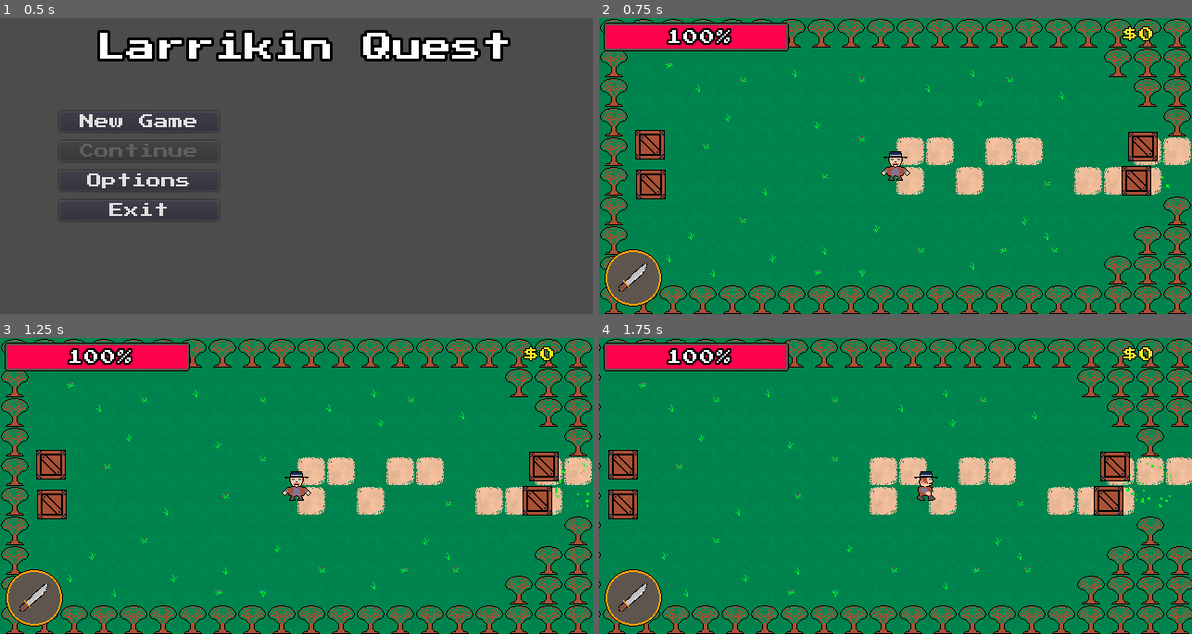
Above: before the commit, frames 1-4 (two rows, left to right).
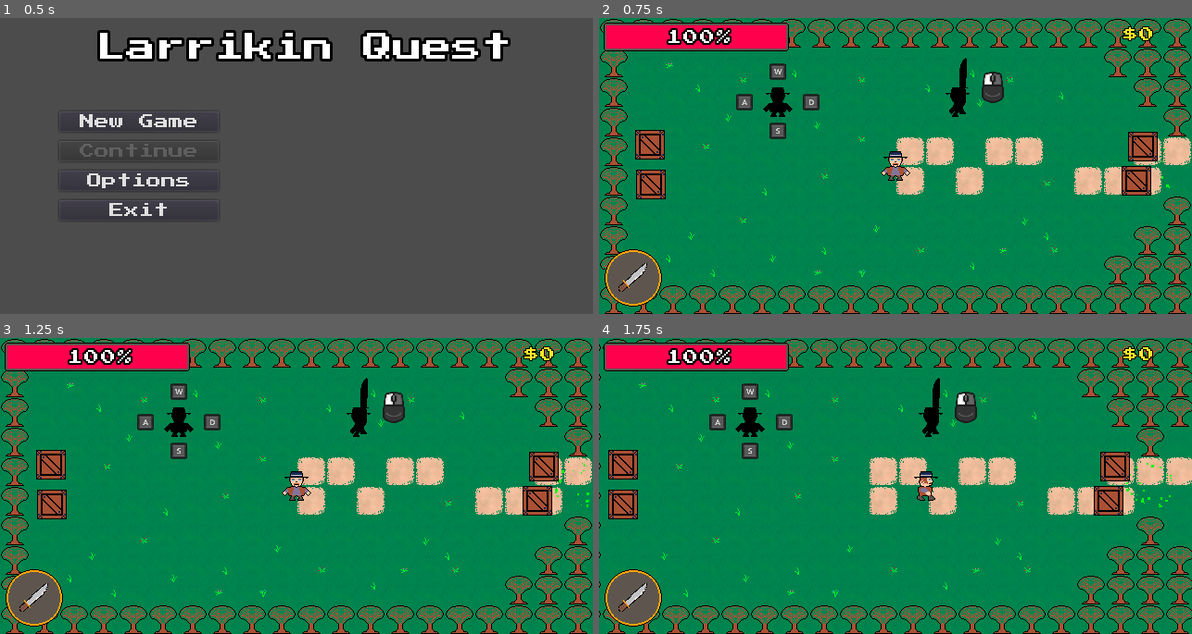
Above: after the commit, the same moments.

Repository: Beetron/2d-aussie-rpg
Game: Godot game, scene res://scene/Master.tscn
Two runs of this game, one before a commit and one after it. Both use one fixed random seed, a clock stepped at 60 frames per second and the inputs below.
Inputs (mouse positions are in pixels of both pictures, inside the frame that each line leads up to):
- Up to frame 1 (0.5 s): no input
- Up to frame 2 (0.75 s): click "New Game" at 0.5 s
- Up to frame 3 (1.25 s): no input
- Up to frame 4 (1.75 s): tap Enter at 1.25 s; move the mouse to (1025, 471) at 1.27 s; hold Right (ui_right) from 1.28 s (still down); hold E (interact) from 1.28 s (still down)

Frame 1 is identical in both runs. In frame 2, 1.6% of the frame differs, in the area x 23-69%, y 13-41%; in frame 3, 1.6%; in frame 4, 1.6%.

Commit message:
Added tutorials and proper end button

Diff:
--- /dev/null
+++ b/scene/AttackTutorial.tscn
@@ -0,0 +1,14 @@
+[gd_scene load_steps=3 format=2]
+
+[ext_resource path="res://img/Keyboard_Black_Mouse_Left.png" type="Texture" id=1]
+[ext_resource path="res://img/aussiedudetut2.png" type="Texture" id=2]
+
+[node name="AttackTutorial" type="Node2D"]
+
+[node name="Silhouette" type="Sprite" parent="."]
+texture = ExtResource( 2 )
+
+[node name="Sprite" type="Sprite" parent="."]
+position = Vector2( 36, 0 )
+scale = Vector2( 0.36, 0.36 )
+texture = ExtResource( 1 )
--- a/scene/Bar.tscn
+++ b/scene/Bar.tscn
@@ -1,13 +1,18 @@
-[gd_scene load_steps=7 format=2]
+[gd_scene load_steps=9 format=2]
 
 [ext_resource path="res://tilemap/Bar.tres" type="TileSet" id=1]
 [ext_resource path="res://img/bartender.png" type="Texture" id=2]
 [ext_resource path="res://scene/BarFurniture.tscn" type="PackedScene" id=3]
+[ext_resource path="res://fonts/title_font.tres" type="DynamicFontData" id=4]
 [ext_resource path="res://scene/Player.tscn" type="PackedScene" id=5]
 [ext_resource path="res://script/bar.gd" type="Script" id=6]
 
 [sub_resource type="RectangleShape2D" id=2]
 extents = Vector2( 44.2977, 16 )
+
+[sub_resource type="DynamicFont" id=1]
+size = 10
+font_data = ExtResource( 4 )
 
 [node name="BarScene" type="Node2D"]
 script = ExtResource( 6 )
@@ -61,5 +66,16 @@
 [node name="CollisionShape2D" type="CollisionShape2D" parent="DialogueZone"]
 position = Vector2( -3.7023, 0 )
 shape = SubResource( 2 )
+
+[node name="HowToTalk" type="Label" parent="."]
+margin_left = 272.0
+margin_top = 40.0
+margin_right = 362.0
+margin_bottom = 56.0
+custom_fonts/font = SubResource( 1 )
+text = "(Press E)"
+__meta__ = {
+"_edit_use_anchors_": false
+}
 [connection signal="body_entered" from="DialogueZone" to="." method="_on_DialogueZone_body_entered"]
 [connection signal="body_exited" from="DialogueZone" to="." method="_on_DialogueZone_body_exited"]
--- a/scene/Dialogue.tscn
+++ b/scene/Dialogue.tscn
@@ -1,10 +1,13 @@
-[gd_scene load_steps=4 format=2]
+[gd_scene load_steps=5 format=2]
 
 [ext_resource path="res://script/dialogue.gd" type="Script" id=1]
 [ext_resource path="res://fonts/PressStart2P-Regular.ttf" type="DynamicFontData" id=2]
 
 [sub_resource type="DynamicFont" id=1]
 size = 20
+font_data = ExtResource( 2 )
+
+[sub_resource type="DynamicFont" id=2]
 font_data = ExtResource( 2 )
 
 [node name="Dialogue" type="Control"]
@@ -43,3 +46,11 @@
 
 [node name="LetterTimer" type="Timer" parent="."]
 wait_time = 0.05
+
+[node name="PressE" type="Label" parent="."]
+margin_left = 472.0
+margin_top = 112.0
+margin_right = 520.0
+margin_bottom = 152.0
+custom_fonts/font = SubResource( 2 )
+text = "E->"
--- a/scene/End Screen.tscn
+++ b/scene/End Screen.tscn
@@ -7,6 +7,9 @@
 font_data = ExtResource( 1 )
 
 [sub_resource type="DynamicFont" id=2]
+font_data = ExtResource( 1 )
+
+[sub_resource type="DynamicFont" id=3]
 font_data = ExtResource( 1 )
 
 [node name="EndScreenGUI" type="Control"]
@@ -46,11 +49,27 @@
 anchor_right = 0.5
 anchor_bottom = 0.5
 margin_left = -152.0
-margin_top = 87.0
+margin_top = 65.0
 margin_right = 152.0
-margin_bottom = 103.0
+margin_bottom = 81.0
 custom_fonts/font = SubResource( 2 )
 text = "Thanks for playing!"
 __meta__ = {
 "_edit_use_anchors_": false
 }
+
+[node name="QuitGame" type="Button" parent="."]
+anchor_left = 0.5
+anchor_top = 1.0
+anchor_right = 0.5
+anchor_bottom = 1.0
+margin_left = -38.0
+margin_top = -34.0
+margin_right = 38.0
+margin_bottom = -12.0
+custom_fonts/font = SubResource( 3 )
+text = "Exit"
+__meta__ = {
+"_edit_use_anchors_": false
+}
+[connection signal="pressed" from="QuitGame" to="." method="_on_QuitGame_pressed"]
--- a/scene/Level 1.tscn
+++ b/scene/Level 1.tscn
@@ -7,6 +7,8 @@
 [ext_resource path="res://scene/Explodetoad.tscn" type="PackedScene" id=5]
 [ext_resource path="res://scene/Checkpoint.tscn" type="PackedScene" id=6]
 [ext_resource path="res://scene/Foliage.tscn" type="PackedScene" id=7]
+[ext_resource path="res://scene/MovementTutorial.tscn" type="PackedScene" id=8]
+[ext_resource path="res://scene/AttackTutorial.tscn" type="PackedScene" id=9]
 
 [sub_resource type="NavigationPolygon" id=1]
 vertices = PoolVector2Array( 417.269, -114.208, 807.089, -112.32, 877.88, -49.0807, 876.936, 42.4751, 810.865, 113.266, …(1226 unchanged characters)…
@@ -156,3 +158,9 @@
 
 [node name="Foliage" parent="." index="46" instance=ExtResource( 7 )]
 tile_data = PoolIntArray( -3342189, 5, 0, -3342182, 5, 0, -3342122, 5, 0, -3342107, 5, 0, -3211026, 2, 0, -3145503, 1,  …(4010 unchanged characters)…
+
+[node name="MovementTutorial" parent="." index="47" instance=ExtResource( 8 )]
+position = Vector2( -127.349, -69.2174 )
+
+[node name="AttackTutorial" parent="." index="48" instance=ExtResource( 9 )]
+position = Vector2( 69, -85.2174 )
--- a/scene/Level 2.tscn
+++ b/scene/Level 2.tscn
@@ -9,6 +9,7 @@
 [ext_resource path="res://scene/Crate.tscn" type="PackedScene" id=7]
 [ext_resource path="res://scene/Checkpoint.tscn" type="PackedScene" id=8]
 [ext_resource path="res://scene/Foliage.tscn" type="PackedScene" id=9]
+[ext_resource path="res://scene/SwapTutorial.tscn" type="PackedScene" id=10]
 
 [sub_resource type="NavigationPolygon" id=1]
 vertices = PoolVector2Array( 1047, -114, 1126, -41, 1127, 40, 1057, 112, 674, 111, 591, 38, 591, -27, 665, -108, 1052,  …(645 unchanged characters)…
@@ -182,3 +183,6 @@
 
 [node name="Foliage" parent="." index="55" instance=ExtResource( 9 )]
 tile_data = PoolIntArray( -3145643, 5, 0, -3080102, 0, 0, -2883404, 4, 0, -2883393, 2, 0, -2817917, 5, 0, -2817884, 4,  …(4001 unchanged characters)…
+
+[node name="SwapTutorial" parent="." index="56" instance=ExtResource( 10 )]
+position = Vector2( 224, -96 )
--- /dev/null
+++ b/scene/MovementTutorial.tscn
@@ -0,0 +1,33 @@
+[gd_scene load_steps=6 format=2]
+
+[ext_resource path="res://img/aussiedudetut1.png" type="Texture" id=1]
+[ext_resource path="res://img/Keyboard_Black_W.png" type="Texture" id=2]
+[ext_resource path="res://img/Keyboard_Black_D.png" type="Texture" id=3]
+[ext_resource path="res://img/Keyboard_Black_A.png" type="Texture" id=4]
+[ext_resource path="res://img/Keyboard_Black_S.png" type="Texture" id=5]
+
+[node name="MovementTutorial" type="Node2D"]
+position = Vector2( -4.72207, -7.3088 )
+
+[node name="Silhouette" type="Sprite" parent="."]
+texture = ExtResource( 1 )
+
+[node name="A" type="Sprite" parent="."]
+position = Vector2( -35.2779, 0 )
+scale = Vector2( 0.239998, 0.239998 )
+texture = ExtResource( 4 )
+
+[node name="W" type="Sprite" parent="."]
+position = Vector2( 0, -32.6912 )
+scale = Vector2( 0.239998, 0.239998 )
+texture = ExtResource( 2 )
+
+[node name="S" type="Sprite" parent="."]
+position = Vector2( 0, 31.3088 )
+scale = Vector2( 0.239998, 0.239998 )
+texture = ExtResource( 5 )
+
+[node name="D" type="Sprite" parent="."]
+position = Vector2( 36.7221, 0 )
+scale = Vector2( 0.239998, 0.239998 )
+texture = ExtResource( 3 )
--- a/scene/Player.tscn
+++ b/scene/Player.tscn
@@ -177,7 +177,7 @@
 "_edit_group_": true
 }
 max_speed = 150
-hp = 3
+hp = 5
 
 [node name="CollisionShape2D" type="CollisionShape2D" parent="."]
 shape = SubResource( 1 )
--- a/scene/PlayerUI.tscn
+++ b/scene/PlayerUI.tscn
@@ -32,8 +32,8 @@
 margin_top = 5.0
 margin_right = 205.0
 margin_bottom = 36.0
-max_value = 3.0
-value = 3.0
+max_value = 5.0
+value = 5.0
 texture_under = ExtResource( 2 )
 texture_progress = ExtResource( 1 )
 __meta__ = {
--- /dev/null
+++ b/scene/SwapTutorial.tscn
@@ -0,0 +1,13 @@
+[gd_scene load_steps=3 format=2]
+
+[ext_resource path="res://img/Keyboard_Black_Mouse_Right.png" type="Texture" id=1]
+[ext_resource path="res://img/swaptut.png" type="Texture" id=2]
+
+[node name="SwapTutorial" type="Node2D"]
+
+[node name="Silhouette" type="Sprite" parent="."]
+texture = ExtResource( 2 )
+
+[node name="RightClick" type="Sprite" parent="."]
+scale = Vector2( 0.240001, 0.240001 )
+texture = ExtResource( 1 )
--- a/script/Bar.gd
+++ b/script/Bar.gd
@@ -12,6 +12,7 @@
 	return
 
 func interact():
+	$HowToTalk.visible = false
 	if(player_dialogue):
 		emit_signal("started_talking")
 	return
--- a/script/Player.gd
+++ b/script/Player.gd
@@ -183,7 +183,7 @@
 
 func restore_hp():
 	hp = original_HP
-	emit_signal("player_hp_changed", 3)
+	emit_signal("player_hp_changed", 5)
 	return
 
 func take_damage(hit_amount):
--- a/script/end_screen.gd
+++ b/script/end_screen.gd
@@ -9,3 +9,8 @@
 	var text = "Larry proceeded to sink %s beers."
 	$Beers.text = text % beers_count
 	return
+
+
+func _on_QuitGame_pressed():
+	get_tree().quit()
+	return
Binary file added: img/Keyboard_Black_A.png
Not shown, added: img/Keyboard_Black_A.png.import
Binary file added: img/Keyboard_Black_D.png
Not shown, added: img/Keyboard_Black_D.png.import
Binary file added: img/Keyboard_Black_E.png
Not shown, added: img/Keyboard_Black_E.png.import
Binary file added: img/Keyboard_Black_Mouse_Left.png
Not shown, added: img/Keyboard_Black_Mouse_Left.png.import
Binary file added: img/Keyboard_Black_Mouse_Right.png
Not shown, added: img/Keyboard_Black_Mouse_Right.png.import
Binary file added: img/Keyboard_Black_S.png
Not shown, added: img/Keyboard_Black_S.png.import
(and 11 more such lines)
